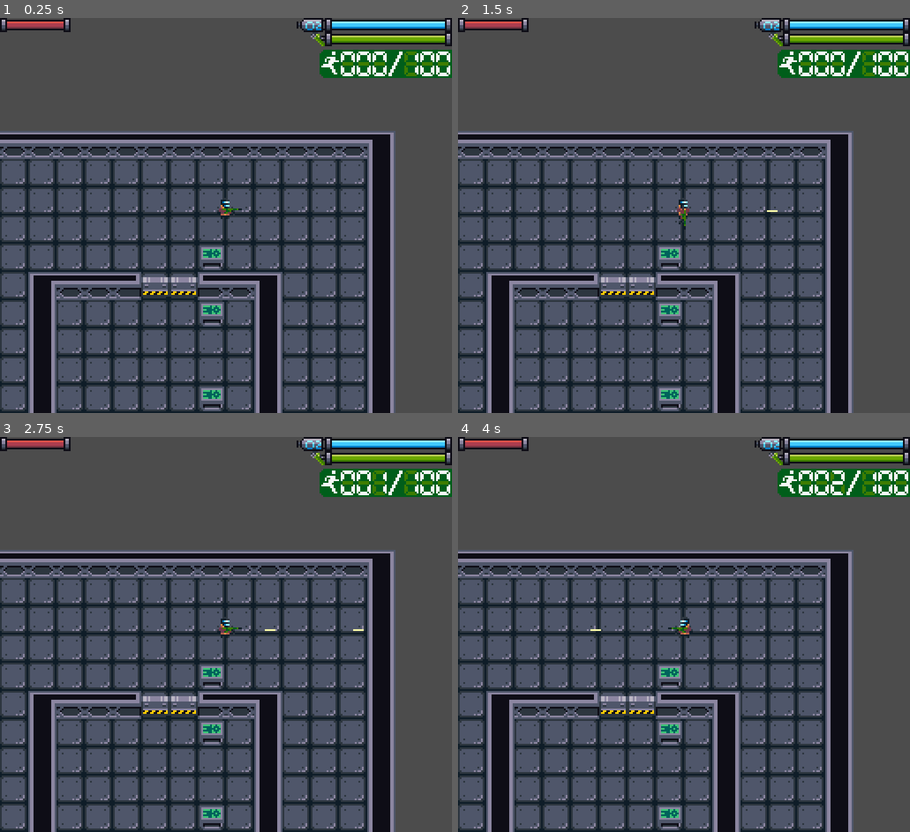
Above: before the commit, frames 1-4 (two rows, left to right).
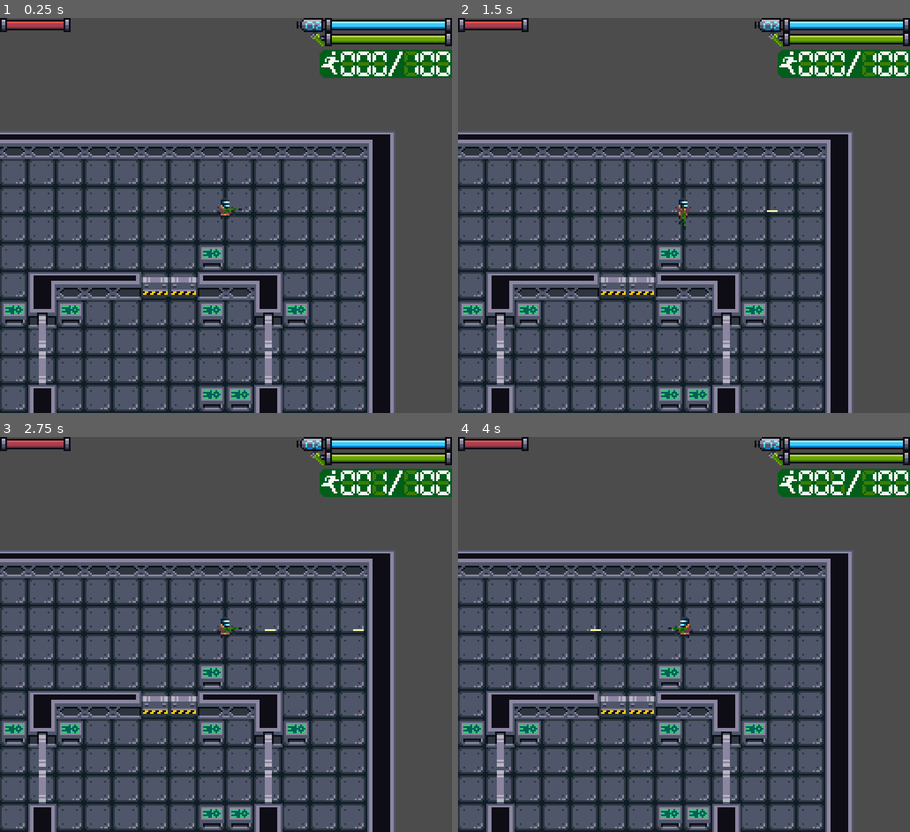
Above: after the commit, the same moments.

Repository: SpaceyLake/Abandon-Ship-LD50
Game: Godot game, scene res://TestWorld.tscn
Same seed, same stepped clock (60 frames per second), same inputs: the game is played once before the commit and once after it. The engine's default icon, where the game draws it, is replaced by a stand-in: a white triangle on a blue panel in a dark square.
Inputs:
- Up to frame 1 (0.25 s): no input
- Up to frame 2 (1.5 s): tap Enter at 0.5 s; hold Right (fire_right) 0.53-1.28 s; tap Space (interact) at 0.6, 1.25, 1.35 s; hold Down (fire_down) from 1.28 s (still down)
- Up to frame 3 (2.75 s): release Down (fire_down) at 2.03 s; hold Right (fire_right) from 2.03 s (still down); tap Space (interact) at 2.1 s
- Up to frame 4 (4 s): tap Enter at 2.75 s; release Right (fire_right) at 2.78 s; hold Up (fire_up) 2.78-3.53 s; tap Space (interact) at 2.85, 3.5, 3.6 s; hold Left (fire_left) from 3.53 s (still down)

The runs differ from the first frame. In frame 1, 3.2% of the frame differs, in the area x 0-69%, y 71-100%; in frame 2, 3.2%; in frame 3, 3.2%; in frame 4, 3.2%.

Commit message:
Added vertical doors and control panels

Diff:
--- a/TestWorld.tscn
+++ b/TestWorld.tscn
@@ -7,6 +7,7 @@
 [ext_resource path="res://Doors/HDoor.tscn" type="PackedScene" id=5]
 [ext_resource path="res://World.gd" type="Script" id=6]
 [ext_resource path="res://UI/UI.tscn" type="PackedScene" id=7]
+[ext_resource path="res://Doors/VDoor.tscn" type="PackedScene" id=8]
 [ext_resource path="res://ControlPanel/ControlPanel.tscn" type="PackedScene" id=9]
 [ext_resource path="res://Tilesets/floor.tres" type="TileSet" id=10]
 
@@ -39,7 +40,7 @@
 cell_size = Vector2( 16, 16 )
 collision_mask = 0
 format = 1
-tile_data = PoolIntArray( 0, 0, 0, 1, 0, 196609, 2, 0, 19660 …(476 unchanged characters)…  0, 65539, 393216, 0, 65539, 393219, 0, 65539, 393227, 0, 65539, 393231, 0, 65539, 458752, 0, 65539, 458755, 0, 65539, 458763, 0, 65539, 458767, 0, 65539, 524288, 0, 65539, 524291, 0, 65539, 524299, 0, 65539, 524303, 0, 65539, 589824, 0, 65539, 589827, 0, 65539, 589835, 0, 65539, 589839, 0, 65539, 655360, 0, 65539, 65 …(525 unchanged characters)…
+tile_data = PoolIntArray( 0, 0, 0, 1, 0, 196609, 2, 0, 19660 …(476 unchanged characters)…  0, 65539, 393216, 0, 65539, 393219, 0, 131075, 393227, 0, 131075, 393231, 0, 65539, 458752, 0, 65539, 458767, 0, 65539, 524288, 0, 65539, 524303, 0, 65539, 589824, 0, 65539, 589827, 0, 3, 589835, 0, 3, 589839, 0, 65539, 655360, 0, 65539, 65 …(525 unchanged characters)…
 
 [node name="Floor" type="TileMap" parent="."]
 z_index = -3
@@ -68,3 +69,25 @@
 [node name="ControlPanel4" parent="." instance=ExtResource( 9 )]
 position = Vector2( 152, 152 )
 _door_path = NodePath("../HDoor")
+
+[node name="VDoor" parent="." instance=ExtResource( 8 )]
+position = Vector2( 48, 112 )
+
+[node name="VDoor2" parent="." instance=ExtResource( 8 )]
+position = Vector2( 176, 112 )
+
+[node name="ControlPanel5" parent="." instance=ExtResource( 9 )]
+position = Vector2( 40, 104 )
+_door_path = NodePath("../VDoor")
+
+[node name="ControlPanel6" parent="." instance=ExtResource( 9 )]
+position = Vector2( 72, 104 )
+_door_path = NodePath("../VDoor")
+
+[node name="ControlPanel7" parent="." instance=ExtResource( 9 )]
+position = Vector2( 200, 104 )
+_door_path = NodePath("../VDoor2")
+
+[node name="ControlPanel8" parent="." instance=ExtResource( 9 )]
+position = Vector2( 168, 152 )
+_door_path = NodePath("../VDoor2")
Not shown: 1 places in TestWorld.tscn that only renumber resources
